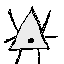
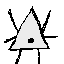
Two versions of the same layered image (64 × 64). Layer-by-layer changes:
painted on "Layer 20" over [9, 13, 49, 51]
painted on "Layer 19" over [14, 7, 49, 50]
painted on "Layer 18" over [9, 7, 45, 51]
painted on "Layer 0" over [9, 8, 49, 50]
